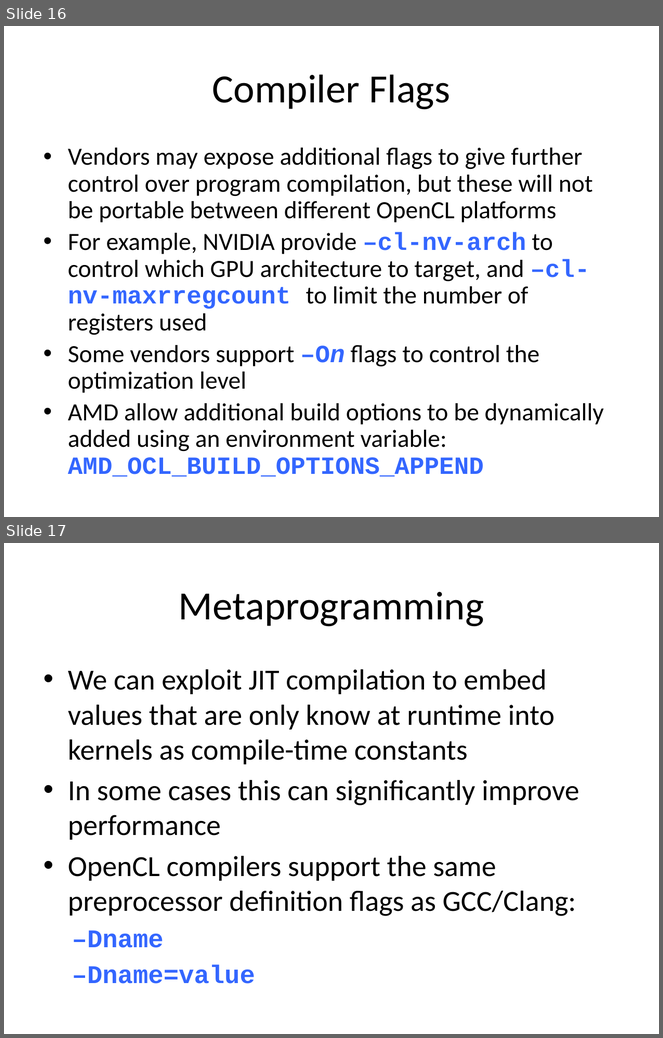
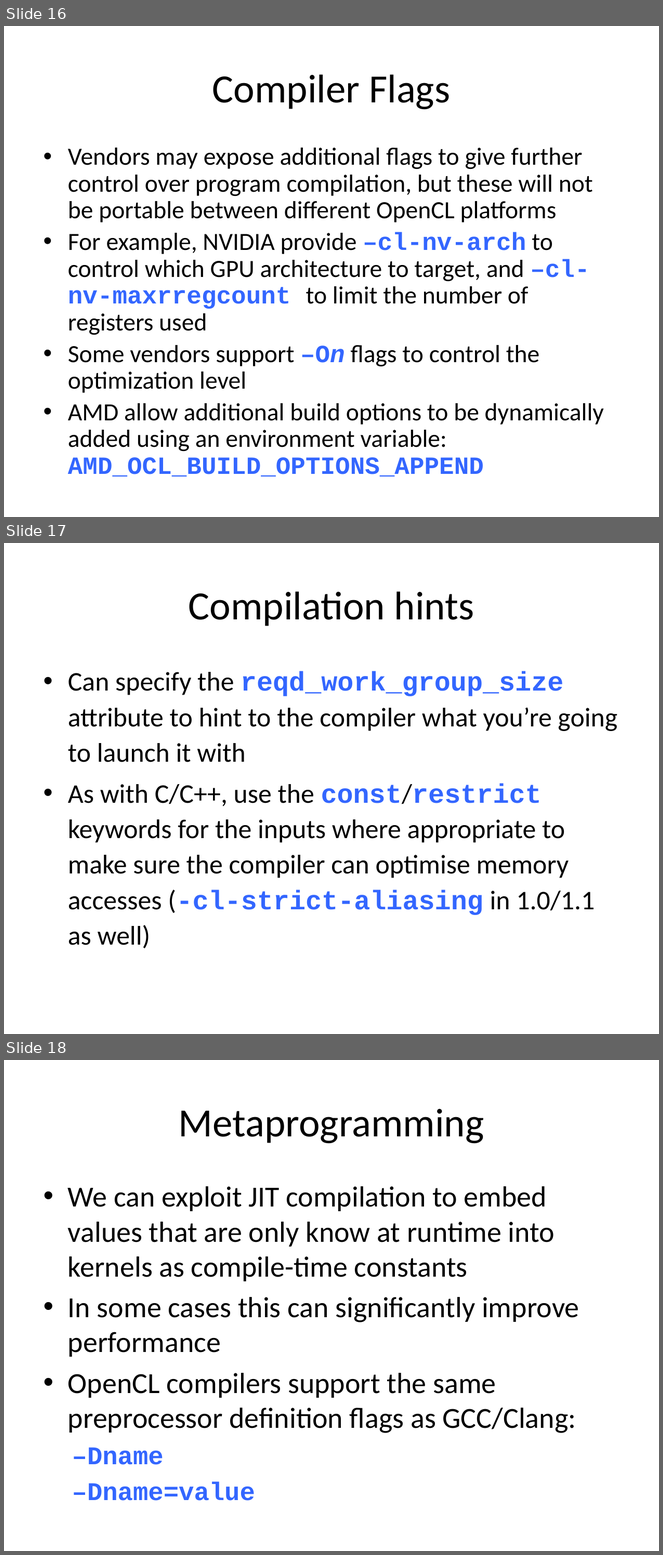
Before and after one commit to UoB-HPC/opencl-training-code, a slide deck: slides/advanced_part2.pptx. Shown one above the other, each under a label of ours: slides 16 and 17 before the commit, slides 16, 17 and 18 after it. The pictures are 663x1038 and 663x1555 pixels, drawn with LibreOffice and Linux fonts; fonts in the diff are those of the drawing. Boxes give left, top, right and bottom in pixels: in the first picture for what was removed or moved away, otherwise in the second. Text is boxed around its words. In the diff, an @@ line names an element or a change of style, - is before the commit and + after.

```diff
--- a/slides/advanced_part2.pptx
+++ b/slides/advanced_part2.pptx
@@ slide 17 added at (4,543,659,1034), background #FFFFFF @@
@@ title added at (189,591,475,626), 44 pt, text #000000 @@
+Compilation hints
@@ text added at (68,671,618,949), 29.6 pt, text #000000 @@
+• Can specify the reqd_work_group_size attribute to hint to the compiler what you’re going to launch it with
+• As with C/C++, use the const/restrict keywords for the inputs where appropriate to make sure the compiler can optimise memory accesses (-cl-strict-aliasing in 1.0/1.1 as well)
@@ what was slide 17 is now slide 18 @@
```
Also in this commit, not shown: 1 other file.
